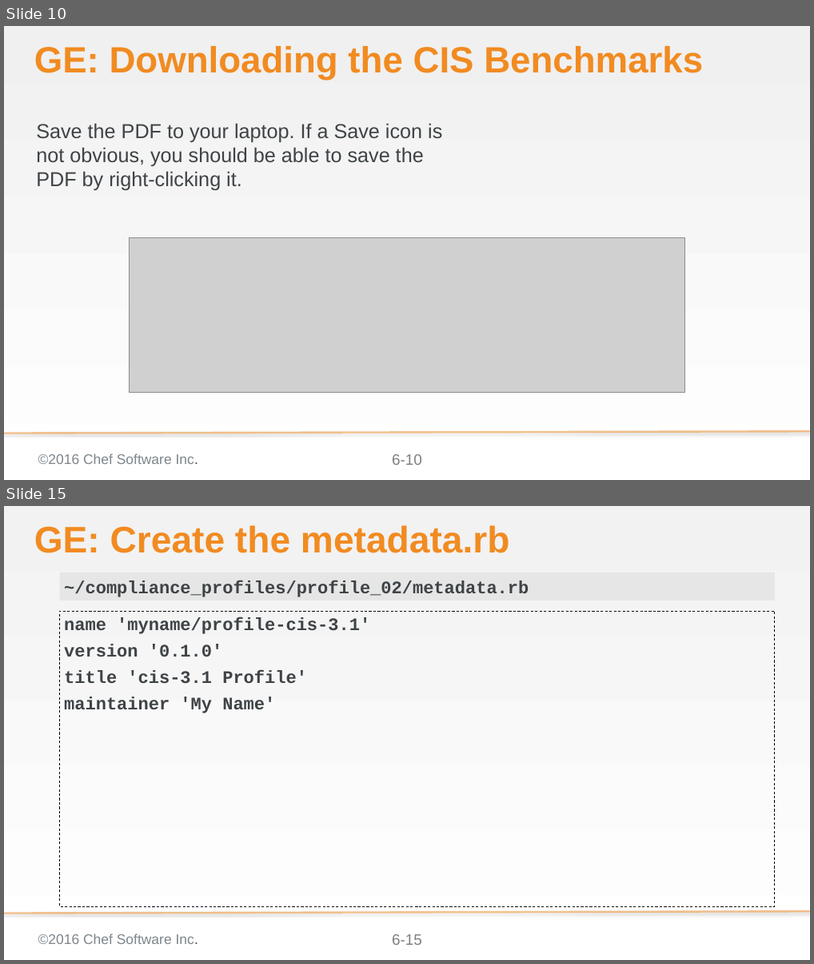
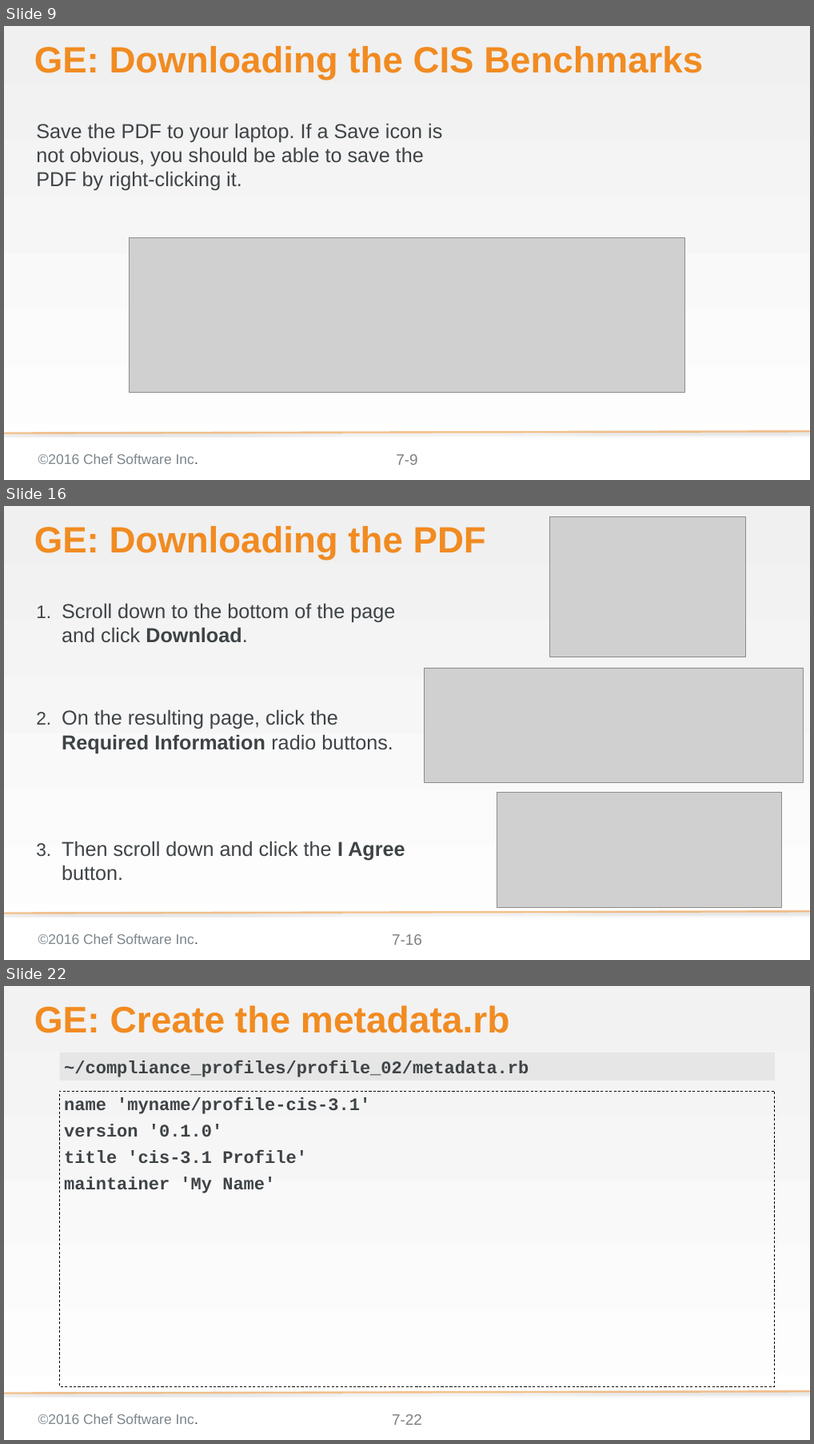
Before and after one commit to bchamby/chef-compliance-installation-configuration-operation, a slide deck: 07-compliance-frameworks-inspec.pptx. Shown one above the other, each under a label of ours: slides 10 and 15 before the commit, slides 9, 16 and 22 after it; the slides between them are not shown. The pictures are 814x964 and 814x1444 pixels, drawn with LibreOffice and Linux fonts; fonts in the diff are those of the drawing; grey boxes stand for pictures; background and template pictures are left out. Boxes give left, top, right and bottom in pixels: in the first picture for what was removed or moved away, otherwise in the second. Text is boxed around its words. In the diff, an @@ line names an element or a change of style, - is before the commit and + after.

Commit message:
Downloading the CIS Benchmarks for Windows section added red text to point out where unser construction starts

```diff
--- a/07-compliance-frameworks-inspec.pptx
+++ b/07-compliance-frameworks-inspec.pptx
@@ slide 16 added at (x1=4, y1=506, x2=810, y2=960), background gradient #F0F0F0 to #FFFFFF; not listed: 3 template elements that a slide beside it also shows @@
@@ title added at (x1=34, y1=526, x2=486, y2=560), 58 pt, text #F18B21, bold @@
+GE: Downloading the PDF
@@ picture added at (x1=550, y1=516, x2=746, y2=656) @@
@@ text added at (x1=62, y1=603, x2=405, y2=860), 32 pt, text #3E4346 @@
+1. Scroll down to the bottom of the page and click Download.
+2. On the resulting page, click the Required Information radio buttons.
+3. Then scroll down and click the I Agree button.
@@ picture added at (x1=425, y1=668, x2=803, y2=782) @@
@@ picture added at (x1=497, y1=792, x2=782, y2=907) @@
@@ what was slide 10 is now slide 9 @@
@@ page number at (x1=396, y1=454, x2=418, y2=464): text changed @@
-6-10
+7-9
@@ what was slide 15 is now slide 22 @@
@@ page number at (x1=392, y1=1414, x2=422, y2=1424): text changed @@
-6-15
+7-22
```
Also in this commit, not shown: 8 slides changed, 12 other slides added, 2 slides removed.
